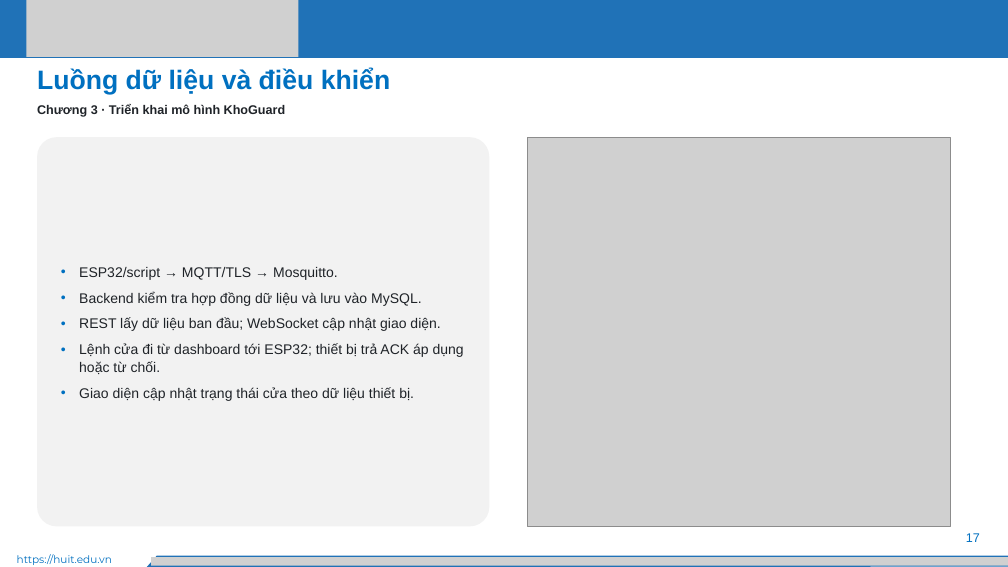
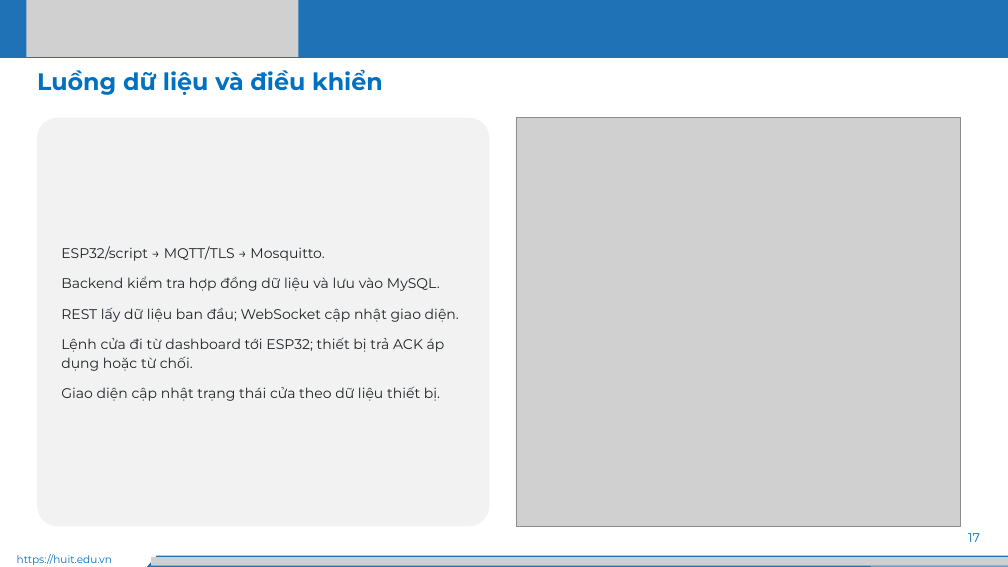
Before and after one commit to Huuloc123456/khoguard-iot, a slide deck: slide 17 of docs/slides/KhoGuard-thuyet-trinh.pptx. Drawn at 1008x567 pixels with LibreOffice and Linux fonts; fonts in the diff are those of the drawing; grey boxes stand for pictures. Boxes give left, top, right and bottom in pixels: in the first picture for what was removed or moved away, otherwise in the second. Text is boxed around its words. In the diff, an @@ line names an element or a change of style, - is before the commit and + after.

```diff
--- a/docs/slides/KhoGuard-thuyet-trinh.pptx
+++ b/docs/slides/KhoGuard-thuyet-trinh.pptx
@@ text "Luồng dữ liệu và điều ..." at box(37, 69, 383, 95): size 38 to 34 pt, font Arial to Montserrat @@
@@ rounded rectangle "ESP32/script → MQTT/TLS → Mosquitto.": place and size @@
-rounded rectangle "ESP32/script → MQTT/TLS → Mosquitto." at box(37, 137, 489, 526)
+rounded rectangle "ESP32/script → MQTT/TLS → Mosquitto." at box(37, 117, 489, 526)
@@ rounded rectangle "ESP32/script → MQTT/TLS → Mosquitto." at box(37, 117, 489, 526): font Arial to Montserrat; bullet • to none; line spacing 1.08 to 1.1; more space between paragraphs @@
@@ text removed at box(37, 104, 286, 117) @@
-Chương 3 · Triển khai mô hình KhoGuard
@@ picture: place and size @@
-picture at box(527, 137, 950, 526)
+picture at box(517, 117, 961, 526)
@@ text "17" at box(968, 533, 980, 542): font Arial to Montserrat @@
```
Also in this commit, not shown: 32 other slides changed, 7 other files.
